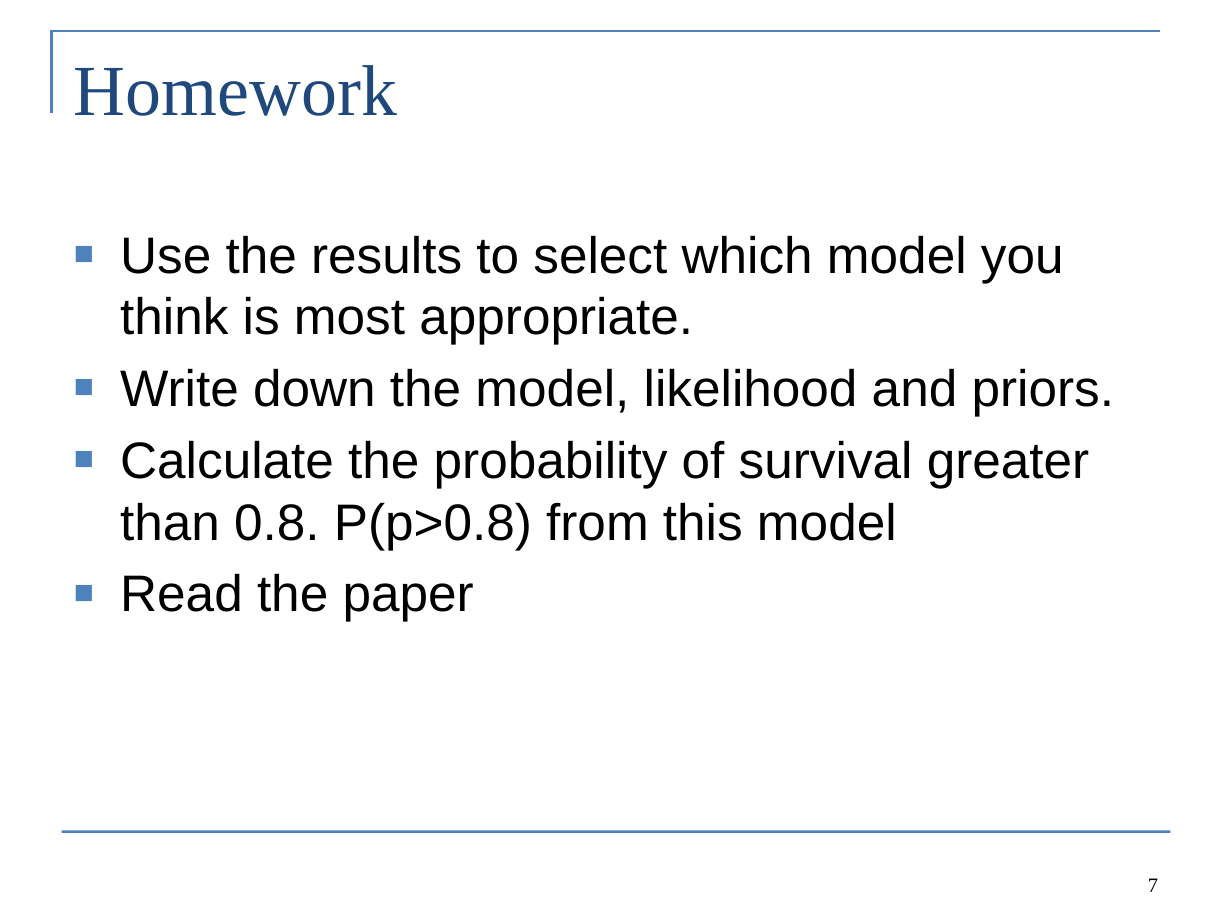
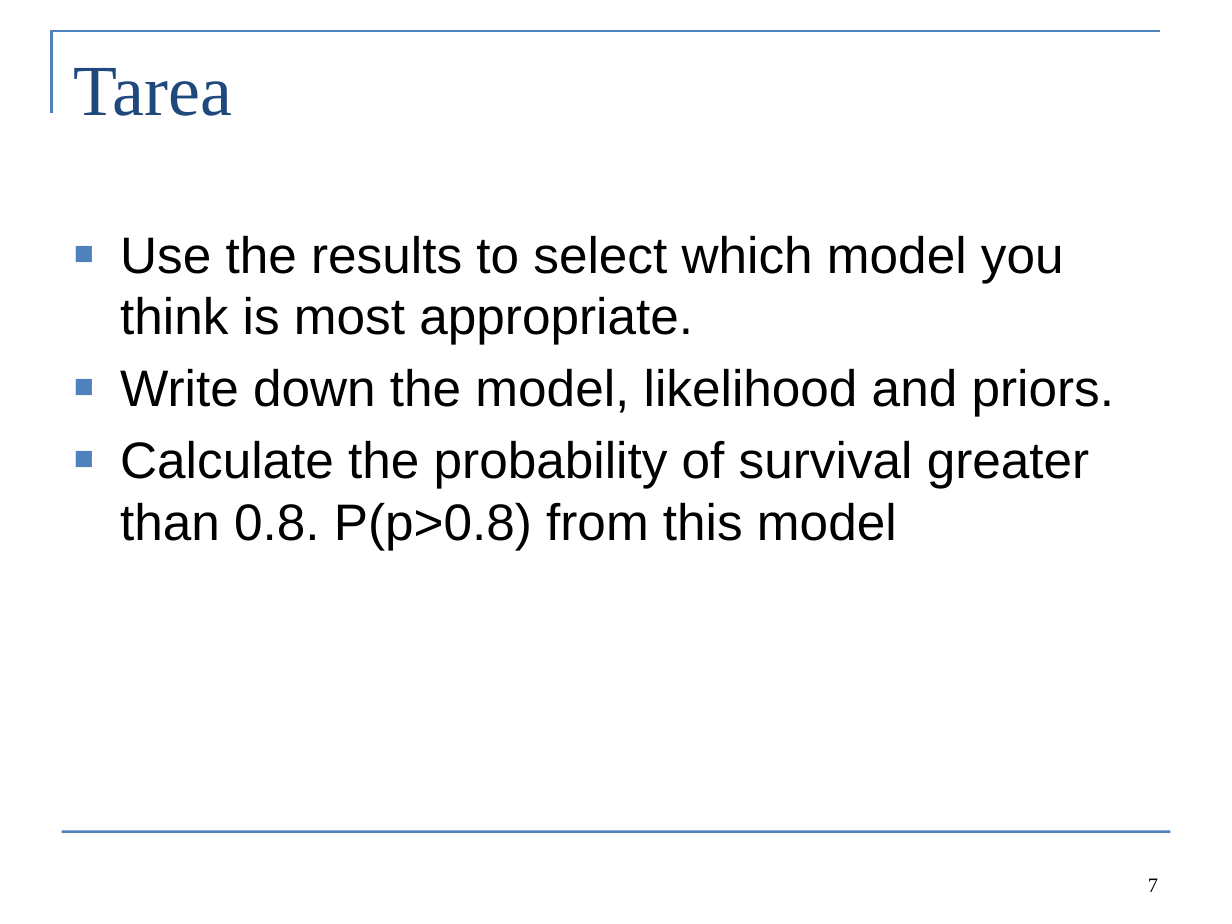
Before and after one commit to colemonnahan/bayes_workshop, a slide deck: slide 7 of dia3/lab3_selection.pptx. Drawn at 1232x924 pixels with LibreOffice and Linux fonts; fonts in the diff are those of the drawing. Boxes give left, top, right and bottom in pixels: in the first picture for what was removed or moved away, otherwise in the second. Text is boxed around its words. In the diff, an @@ line names an element or a change of style, - is before the commit and + after.

```diff
--- a/dia3/lab3_selection.pptx
+++ b/dia3/lab3_selection.pptx
@@ title at (74,68,232,116): text changed @@
-Homework
+Tarea
@@ text at (120,573,474,621): paragraph removed @@
-■ Read the paper
```
Also in this commit, not shown: 3 other slides changed, 2 slides added, 2 slides removed, 12 other files.
